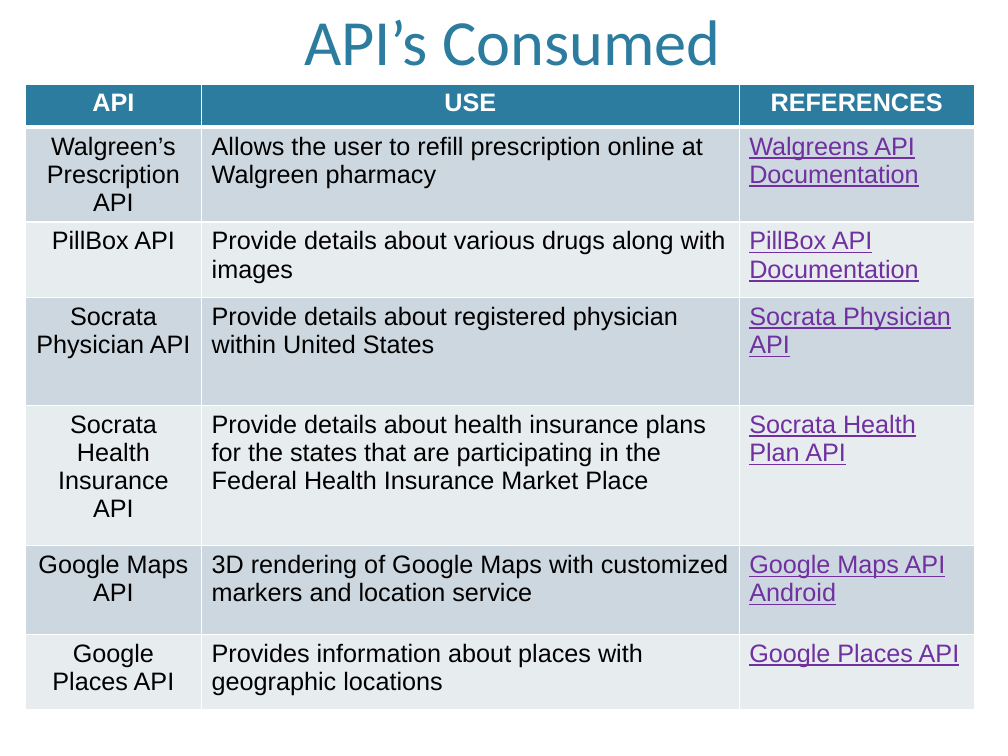
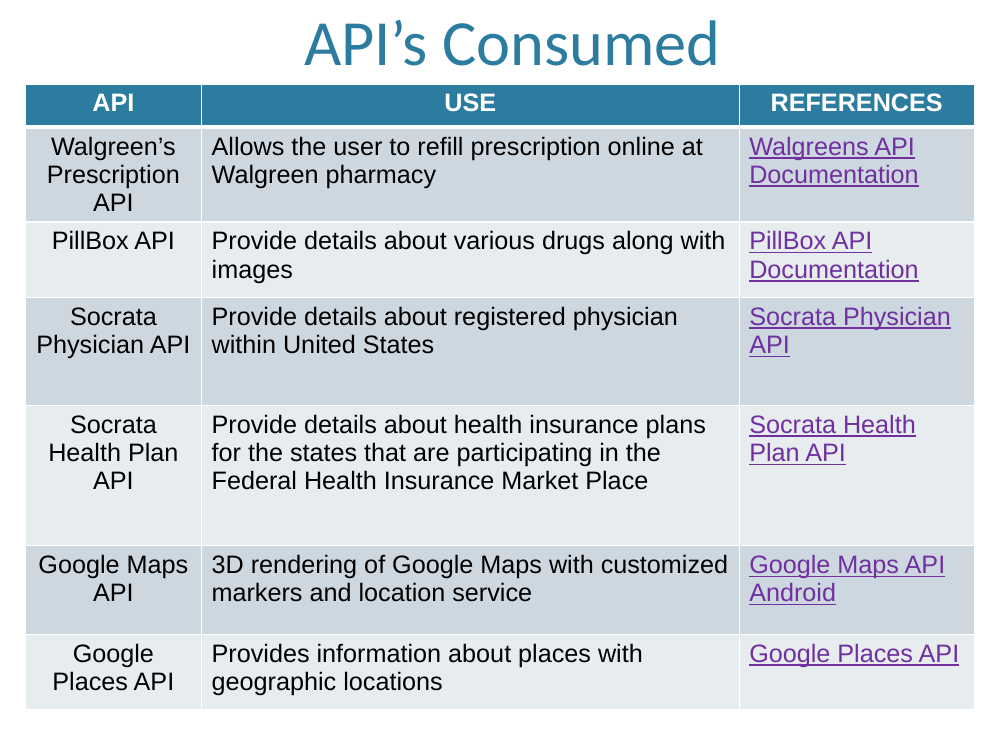
Before and after one commit to venkatesh891/CS5200, a slide deck: slide 8 of DroidNurse.pptx (slide 9 before the commit). Drawn at 1008x756 pixels with LibreOffice and Linux fonts; fonts in the diff are those of the drawing; background and template pictures are left out. Boxes give left, top, right and bottom in pixels: in the first picture for what was removed or moved away, otherwise in the second. Text is boxed around its words. In the diff, an @@ line names an element or a change of style, - is before the commit and + after.

```diff
--- a/DroidNurse.pptx
+++ b/DroidNurse.pptx
@@ table at [25,84,974,716] @@
-row 5, column 1: Socrata Health Insurance API
+row 5, column 1: Socrata Health Plan API
```
Also in this commit, not shown: 3 other slides changed, 5 other files.
